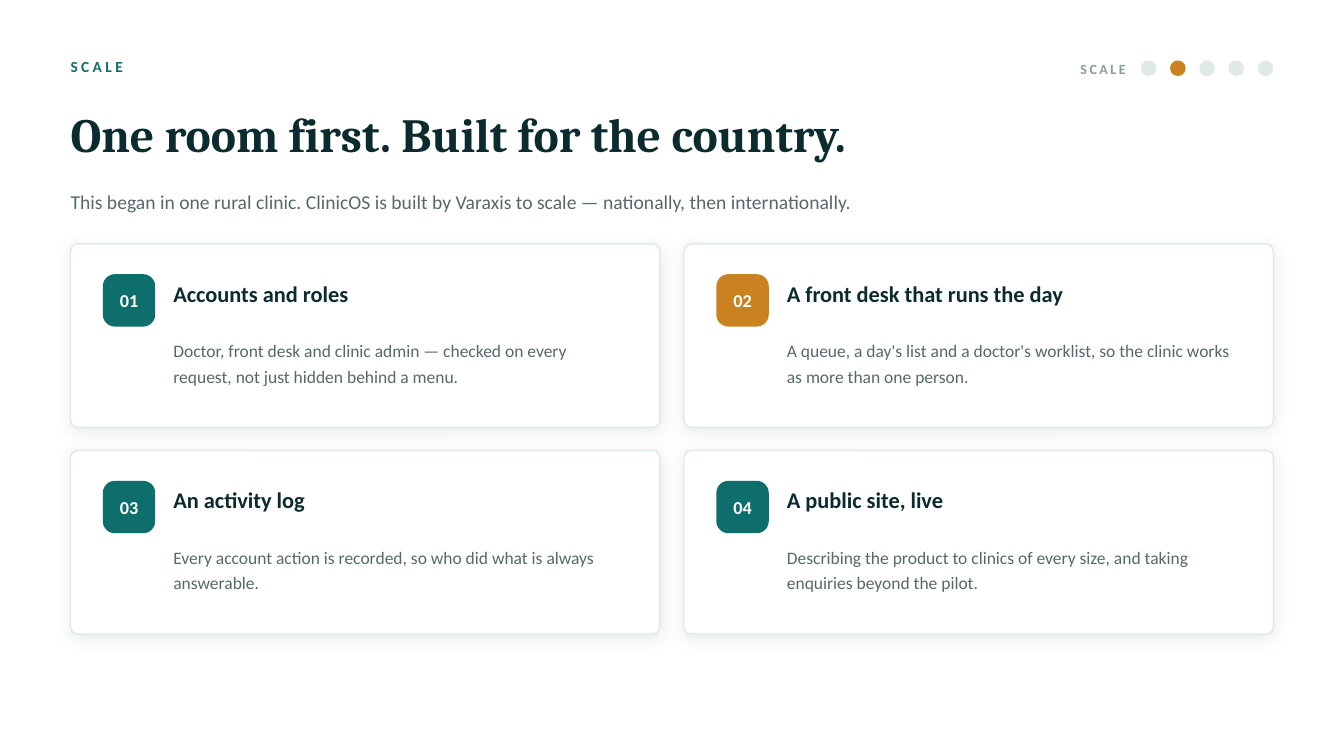
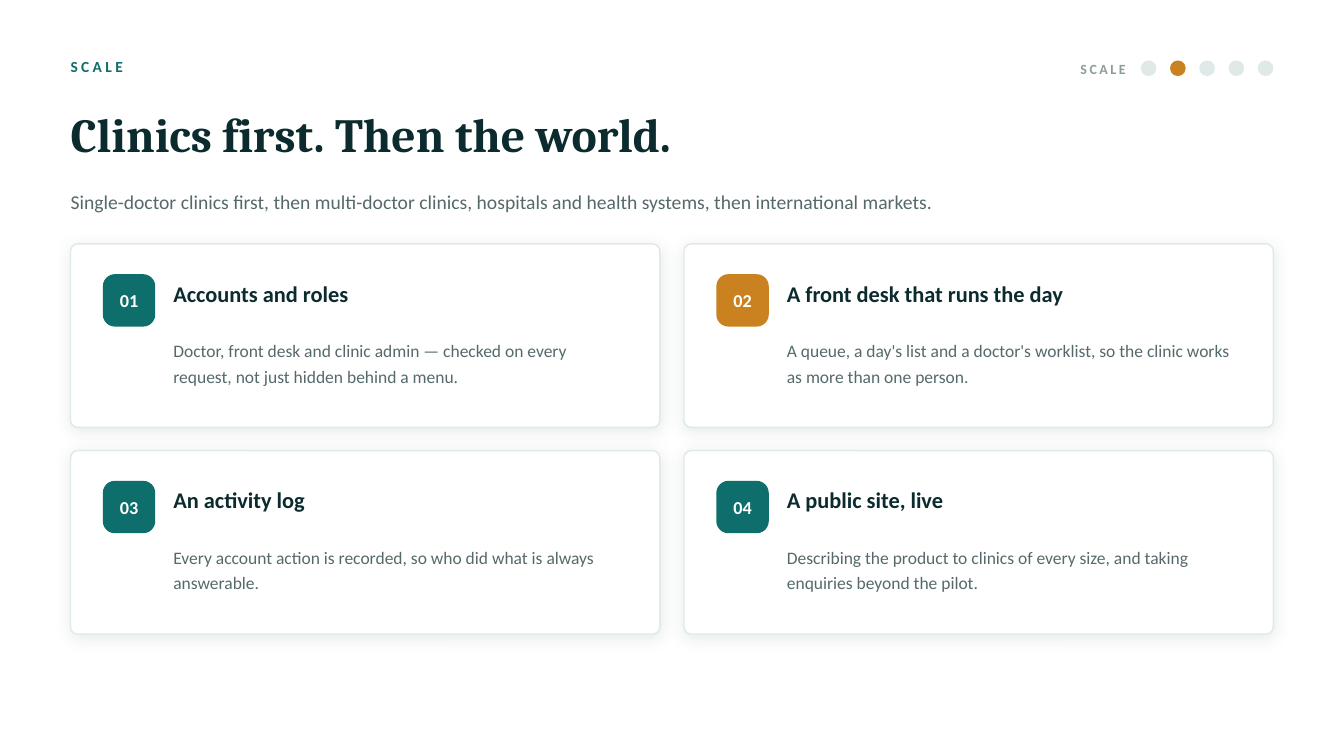
Before and after one commit to realishaanseal/clinicos, a slide deck: slide 18 of artifacts/ClinicOS_DesignThinking_Deck.pptx. Drawn at 1344x756 pixels with LibreOffice and Linux fonts; fonts in the diff are those of the drawing. Boxes give left, top, right and bottom in pixels: in the first picture for what was removed or moved away, otherwise in the second. Text is boxed around its words. In the diff, an @@ line names an element or a change of style, - is before the commit and + after.

```diff
--- a/artifacts/ClinicOS_DesignThinking_Deck.pptx
+++ b/artifacts/ClinicOS_DesignThinking_Deck.pptx
@@ text at <box>71,118,671,153</box>: text changed @@
-One room first. Built for the country.
+Clinics first. Then the world.
@@ text at <box>71,195,932,213</box>: text changed @@
-This began in one rural clinic. ClinicOS is built by Varaxis to scale — nationally, then internationally.
+Single-doctor clinics first, then multi-doctor clinics, hospitals and health systems, then international markets.
```
Also in this commit, not shown: 5 other slides changed, 2 other files.
